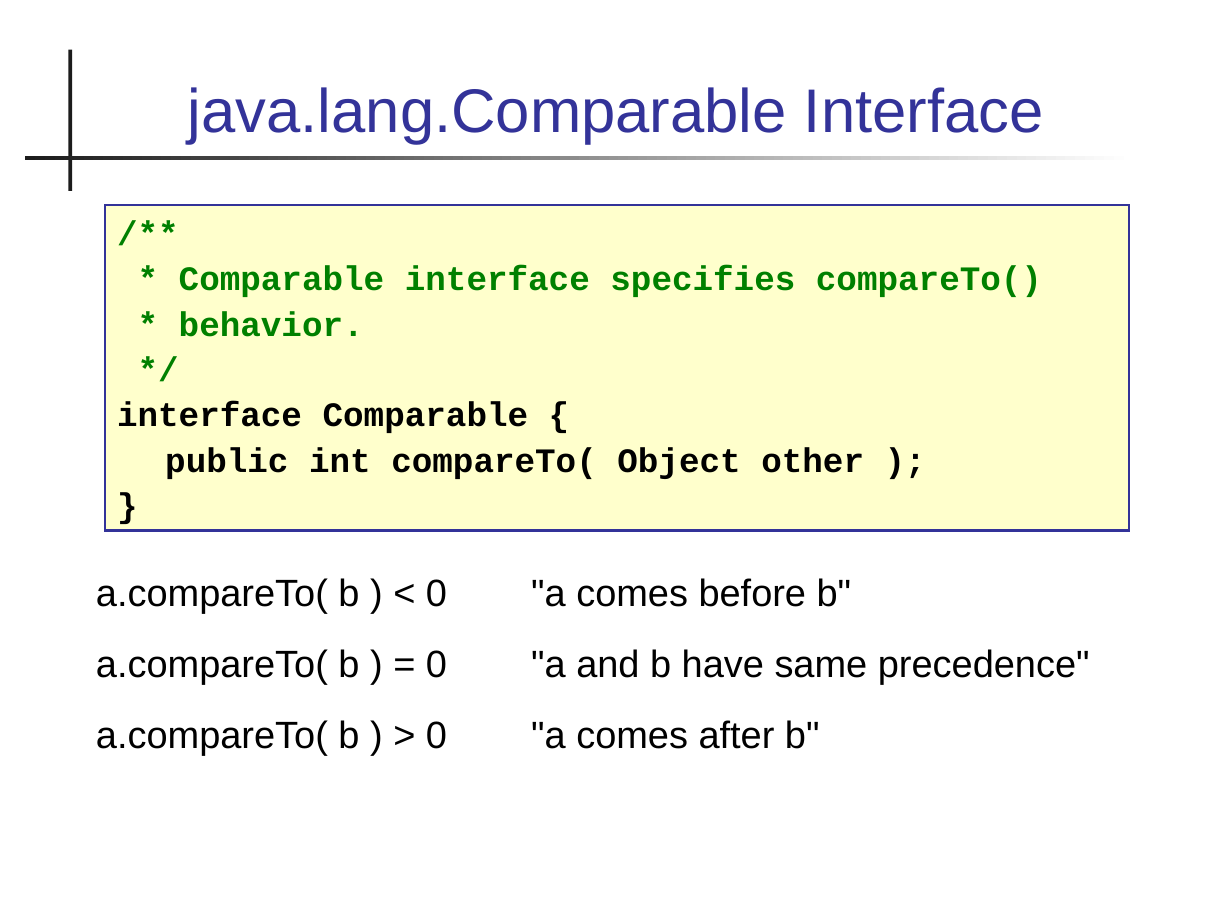
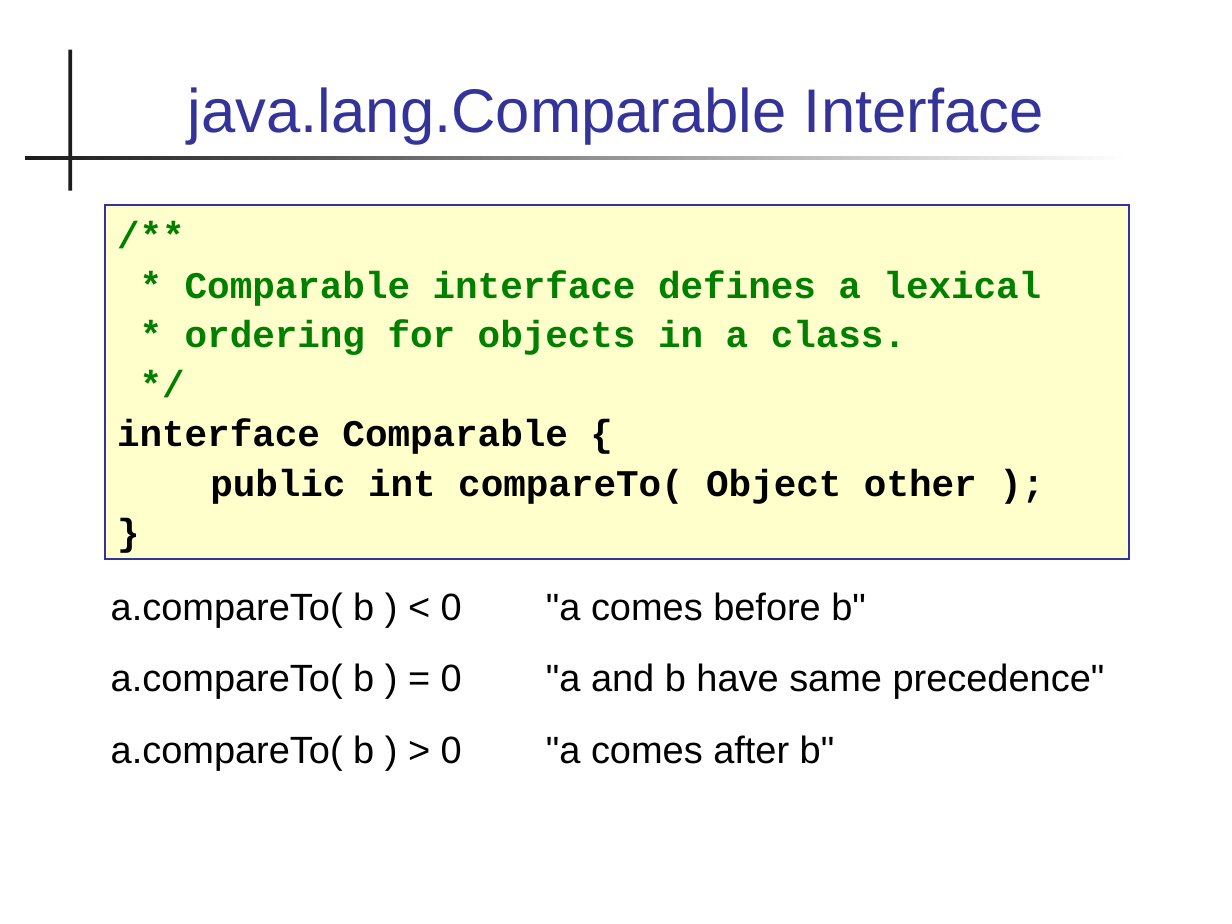
Before and after one commit to skeoop/skeoop.github.io, a slide deck: slide 7 of week3/Lexical-Order-and-Sorting.ppt. Drawn at 1232x924 pixels with LibreOffice and Linux fonts; fonts in the diff are those of the drawing. Boxes give left, top, right and bottom in pixels: in the first picture for what was removed or moved away, otherwise in the second. Text is boxed around its words. In the diff, an @@ line names an element or a change of style, - is before the commit and + after.

```diff
--- a/week3/Lexical-Order-and-Sorting.ppt
+++ b/week3/Lexical-Order-and-Sorting.ppt
@@ rectangle "/**": place and size @@
-rectangle "/**" at [105,205,1129,530]
+rectangle "/**" at [105,205,1129,559]
@@ text in rectangle at [185,271,1041,355]: text changed; size 20 to 22 pt @@
-* Comparable interface specifies compareTo()
-* behavior.
+* Comparable interface defines a lexical
+* ordering for objects in a class.
@@ text in rectangle at [117,419,977,504]: size 20 to 22 pt in "/**", "*/", "interface Comparable {", "public int compareTo( Object other );" and 1 more places @@
@@ text "a.compareTo( b ) < 0 ...": place and size @@
-text "a.compareTo( b ) < 0 ..." at [96,578,1090,755]
+text "a.compareTo( b ) < 0 ..." at [111,592,1105,770]
@@ text "a.compareTo( b ) < 0 ..." at [111,592,1105,770]: indent changed @@
```
Also in this commit, not shown: 7 other slides changed, 10 slides added, 1 slide removed, 1 other file.
